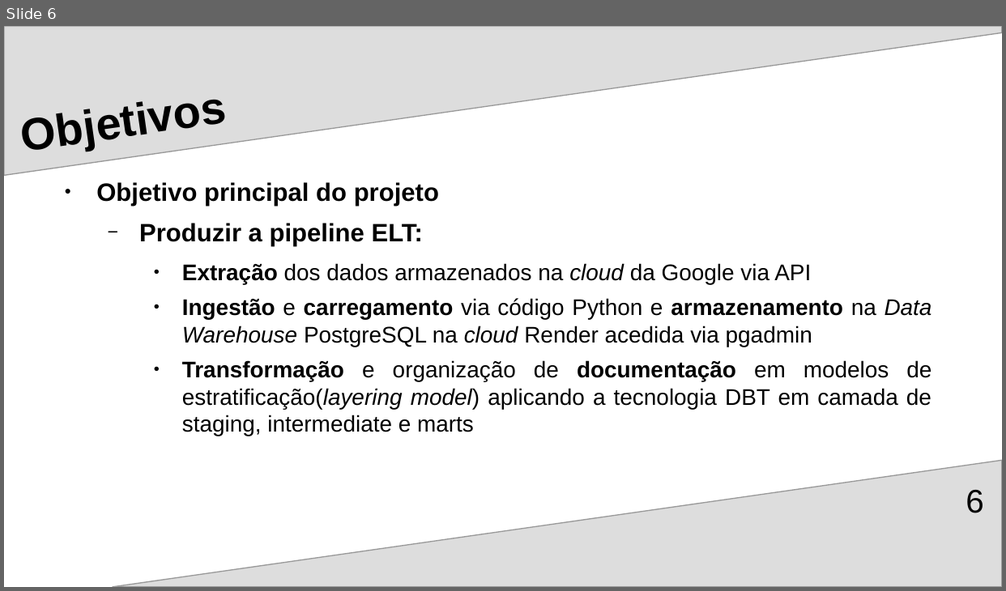
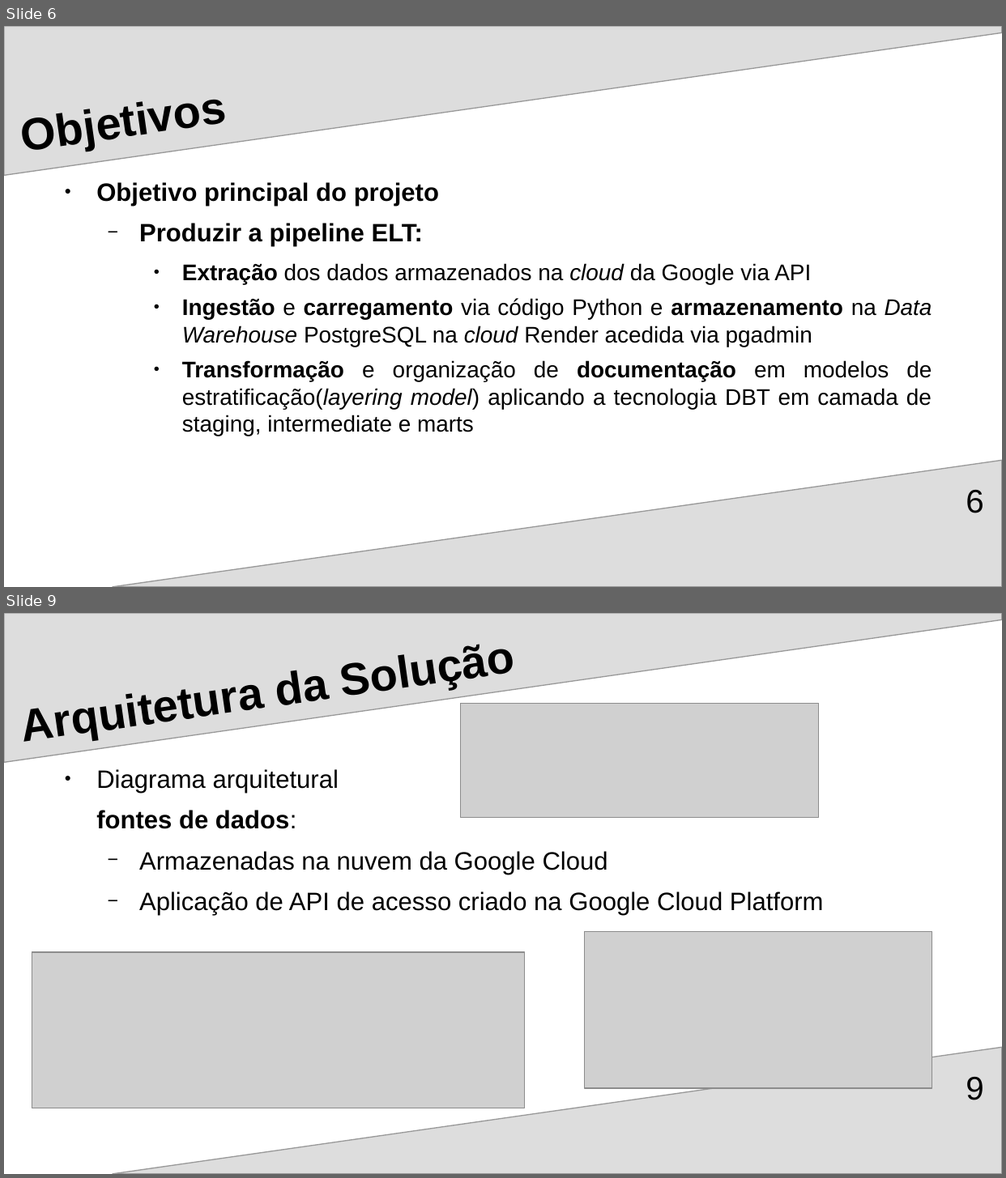
Before and after one commit to Ricardo-Santo/EDIT_DE_Applied_Project, a slide deck: RegTech/docs/DE_Project_Presentation_2025.odp. Shown one above the other, each under a label of ours: slide 6 before the commit, slides 6 and 9 after it; the slides between them are not shown. The pictures are 1006x591 and 1006x1178 pixels, drawn with LibreOffice and Linux fonts; fonts in the diff are those of the drawing; grey boxes stand for pictures. Boxes give left, top, right and bottom in pixels: in the first picture for what was removed or moved away, otherwise in the second. Text is boxed around its words. In the diff, an @@ line names an element or a change of style, - is before the commit and + after.

```diff
--- a/RegTech/docs/DE_Project_Presentation_2025.odp
+++ b/RegTech/docs/DE_Project_Presentation_2025.odp
@@ slide 9 added at box(4, 613, 1002, 1174), background #FFFFFF; not listed: 2 template elements that a slide beside it also shows @@
@@ picture added at box(460, 704, 819, 818) @@
@@ text added at box(96, 769, 824, 916), 20 pt, text #000000 @@
+● Diagrama arquitetural
+fontes de dados:
+  − Armazenadas na nuvem da Google Cloud
+  − Aplicação de API de acesso criado na Google Cloud Platform
@@ title added at box(420, 851, 448, 871), 36 pt, text #000000, bold @@
+Arquitetura da Solução
@@ picture added at box(32, 952, 525, 1109) @@
@@ picture added at box(585, 932, 932, 1088) @@
@@ page number added at box(965, 1077, 983, 1101), 26 pt, text #000000 @@
+9
```
Also in this commit, not shown: 5 slides changed, 7 other slides added, 2 slides removed, 2 other files.
